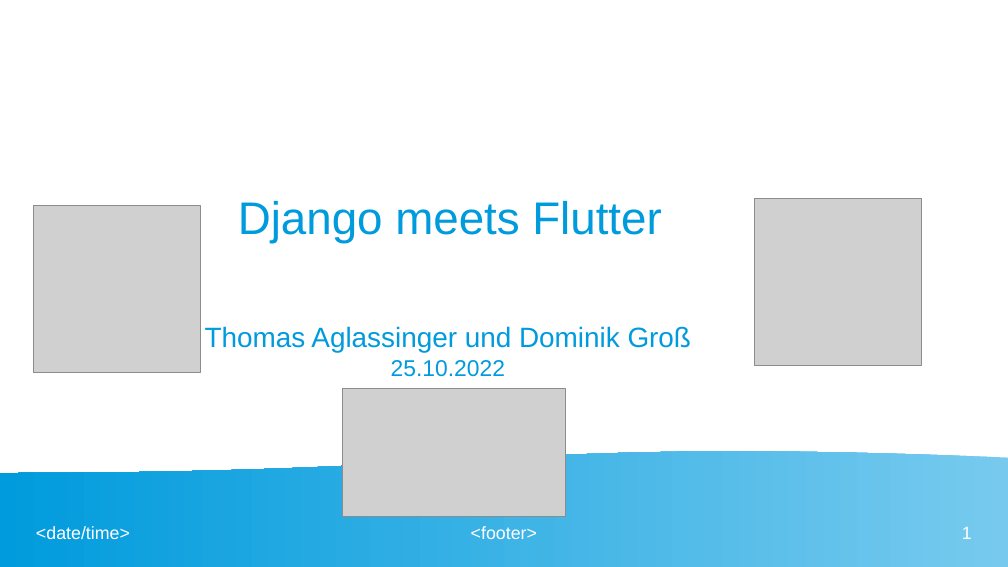
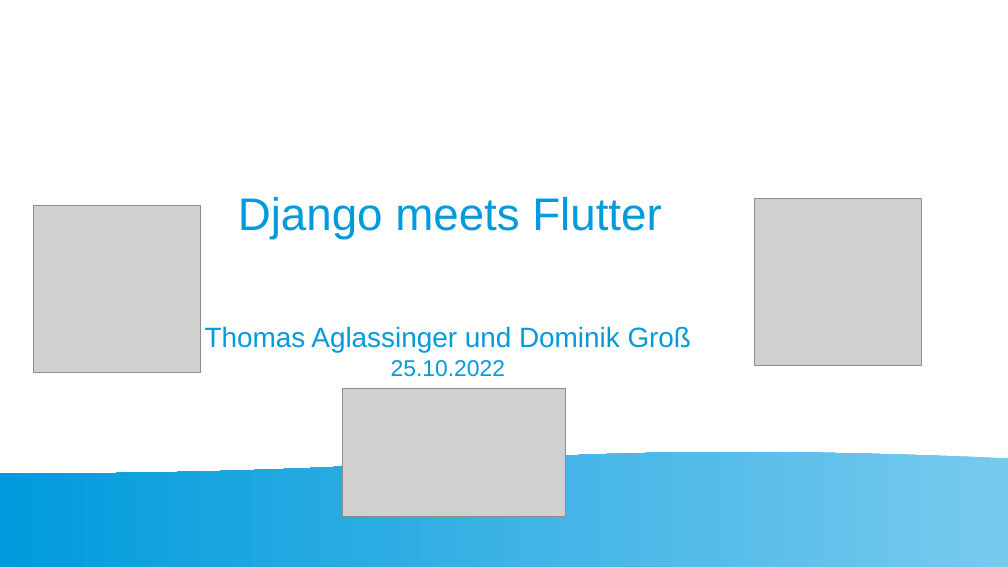
Before and after one commit to pygraz/django-flutter-example, a slide deck: slide 1 of enterPy Django meets Flutter.pptx. Drawn at 1008x567 pixels with LibreOffice and Linux fonts; fonts in the diff are those of the drawing; grey boxes stand for pictures; background and template pictures are left out. Boxes give left, top, right and bottom in pixels: in the first picture for what was removed or moved away, otherwise in the second. Text is boxed around its words. In the diff, an @@ line names an element or a change of style, - is before the commit and + after.

Commit message:
Add flutter slides and small corrections

```diff
--- a/enterPy Django meets Flutter.pptx
+++ b/enterPy Django meets Flutter.pptx
@@ title "Django meets Flutter" at (x1=238, y1=197, x2=661, y2=239): line spacing 1 to 0.9 @@
@@ text removed at (x1=36, y1=526, x2=130, y2=539) @@
-<date/time>
@@ text removed at (x1=471, y1=526, x2=537, y2=539) @@
-<footer>
@@ page number removed at (x1=962, y1=527, x2=972, y2=539) @@
-1
```
Also in this commit, not shown: 16 other slides changed, 3 slides added, 1 slide removed.
